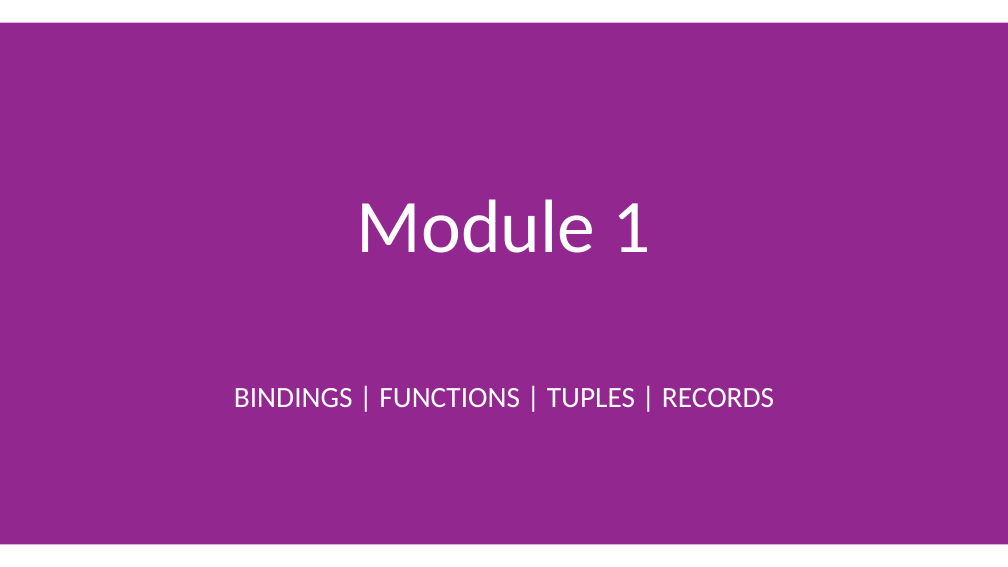
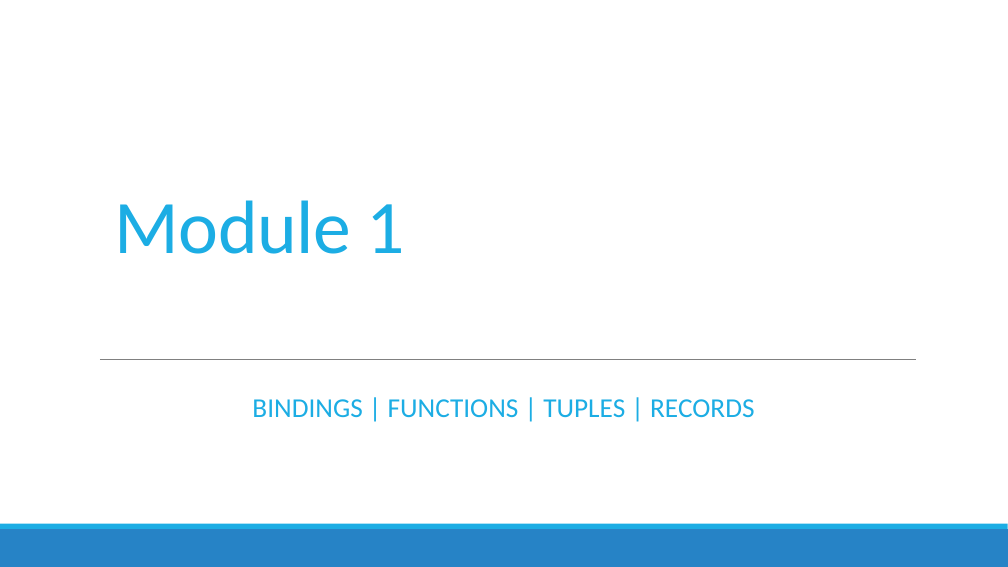
Before and after one commit to jorgef/fsharpworkshop, a slide deck: slide 9 of FSharpWorkshop_Slides.pptx (slide 11 before the commit). Drawn at 1008x567 pixels with LibreOffice and Linux fonts; fonts in the diff are those of the drawing. Boxes give left, top, right and bottom in pixels: in the first picture for what was removed or moved away, otherwise in the second. Text is boxed around its words. In the diff, an @@ line names an element or a change of style, - is before the commit and + after.

```diff
--- a/FSharpWorkshop_Slides.pptx
+++ b/FSharpWorkshop_Slides.pptx
@@ rectangle removed at <box>0,23,1008,544</box> @@
@@ title "Module 1" at <box>115,200,405,254</box>: text colour #FFFFFF to #1CADE4, letter spacing 0 to -0.5 pt; alignment centre to left; line spacing 0.9 to 0.85 @@
@@ line added from (100, 359) to (917, 359), #808080 0.5 pt @@
@@ text "BINDINGS | FUNCTIONS | TUPLES ...": place and size @@
-text "BINDINGS | FUNCTIONS | TUPLES ..." at <box>234,388,774,408</box>
+text "BINDINGS | FUNCTIONS | TUPLES ..." at <box>252,399,754,418</box>
@@ text "BINDINGS | FUNCTIONS | TUPLES ..." at <box>252,399,754,418</box>: size 28 to 26 pt, text colour #FFFFFF to #1CADE4 @@
@@ rectangle added at <box>0,529,1008,567</box>, fill #2683C6 @@
@@ rectangle added at <box>0,524,1008,529</box>, fill #1CADE4 @@
```
Also in this commit, not shown: 80 other slides changed, 2 slides added, 5 slides removed, 1 other file.
